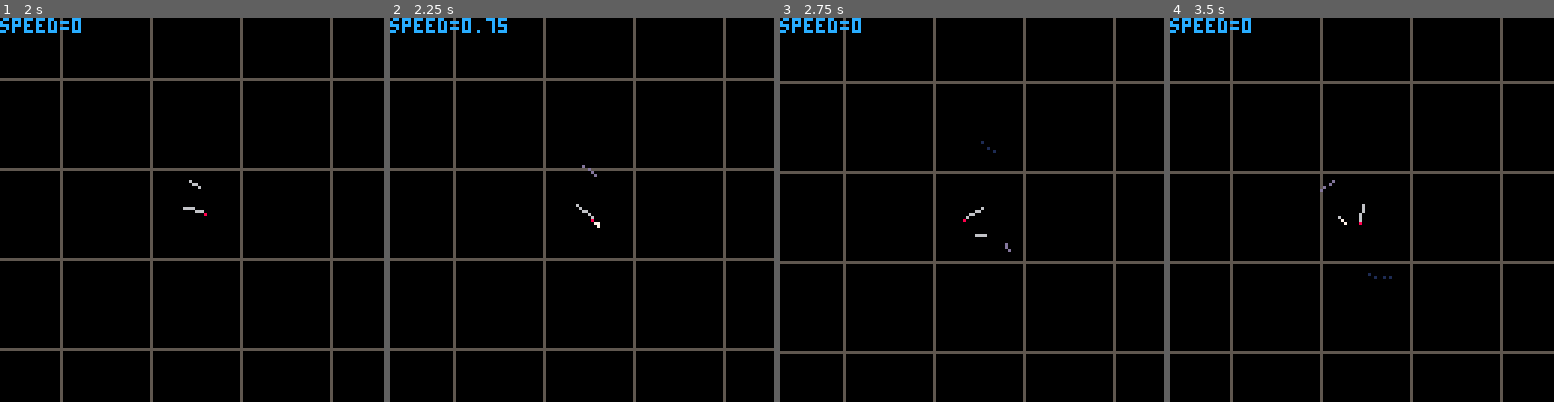
Above: before the commit, frames 1-4 (left to right).
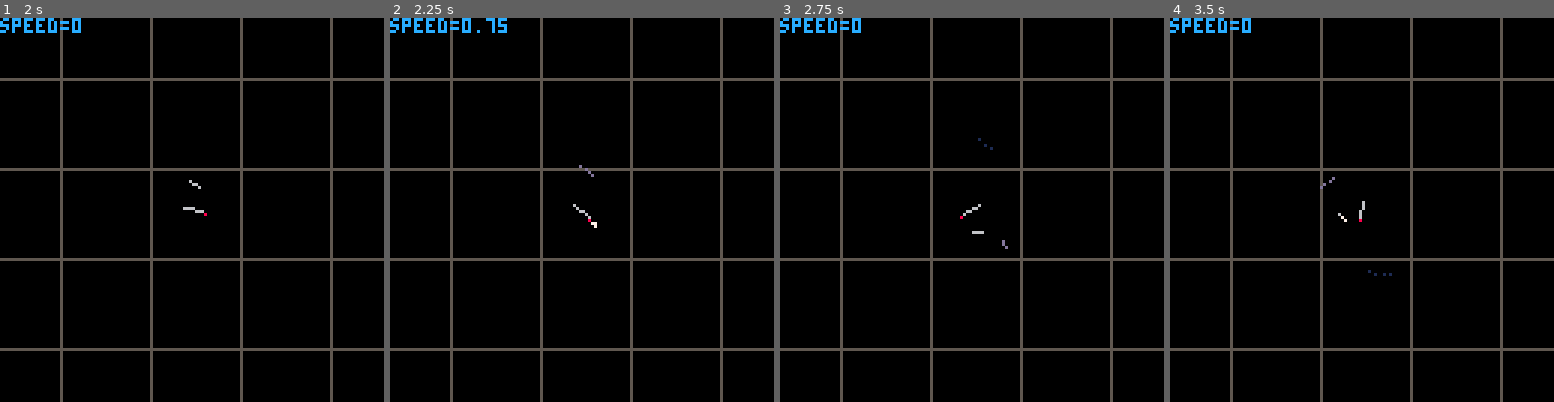
Above: after the commit, the same moments.

Repository: hlship/pico-8
Game: PICO-8 cartridge escape-clause.p8
Two runs of this game, one before a commit and one after it. Both use one fixed random seed, a clock stepped at 60 frames per second and the inputs below.
Inputs:
- Up to frame 1 (2 s): tap X (X key) at 0.33, 1.07, 1.85 s; tap O (Z key) at 0.7, 1.7 s; hold Right from 1.6 s (still down)
- Up to frame 2 (2.25 s): release Right at 2.1 s; tap O (Z key) at 2.1 s
- Up to frame 3 (2.75 s): hold Right from 2.47 s (still down); tap O (Z key) at 2.5 s
- Up to frame 4 (3.5 s): tap O (Z key) at 2.9, 3.3 s; tap X (X key) at 2.97 s; release Right at 3.03 s; hold Left from 3.08 s (still down)

Frame 1 is identical in both runs. In frame 2, 6.2% of the frame differs, in the area x 15-88%, y 0-100%; in frame 3, 12%, in the area x 0-100%, y 0-100%; in frame 4, 6.2%.

Commit message:
start work on camera tracking

Diff:
--- a/escape-clause.p8
+++ b/escape-clause.p8
@@ -25,6 +25,8 @@
 
 particles = {}
 sprites = {}
+
+camera_track = {}
 
 -- update methods return true iff sprite/particle/etc. can be deleted
 
@@ -139,19 +141,42 @@
     ship.r = ship.d
 
     add(sprites, ship)
+
+    camera_track.x = ship.x - 64
+    camera_track.y = ship.y - 64
+    camera_track.scrolling = 0
 end
 
 function _update60()
     update_all(particles)
     update_all(sprites)
-end
-
-show_grid = false
+
+    if camera_track.scrolling > 0 then
+        camera_track.x += camera_track.dx
+        camera_track.y += camera_track.dy
+        camera_track.scrolling -= 1
+    else
+        local dx = ship.x - camera_track.x
+        local dy = ship.y - camera_track.y
+        camera_track.dx = 0
+        camera_track.dy = 0
+
+        if dx > 120 then
+            camera_track.dx = 2
+        elseif dx < 18 then
+            camera_track.dx = -2
+        end
+
+        if (camera_track.dx != 0) or (camera_track.dy != 0) then
+            camera_track.scrolling = 50
+        end
+    end
+end
 
 function _draw()
     cls()
 
-    camera(ship.x - 64, ship.y - 64)
+    camera(camera_track.x, camera_track.y)
 
     color(5)
 
